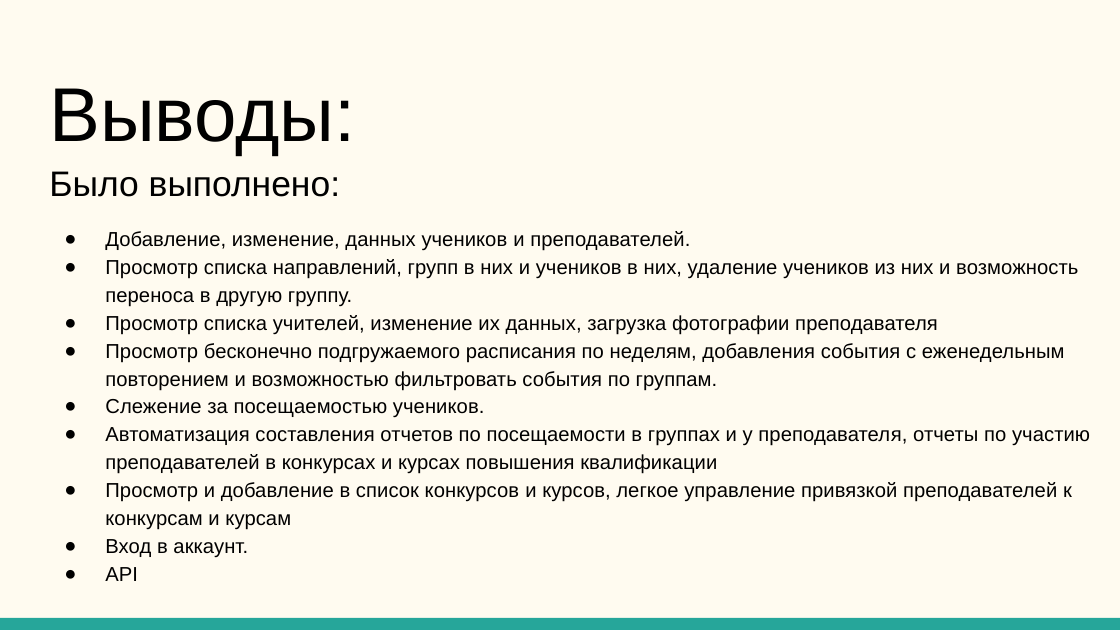
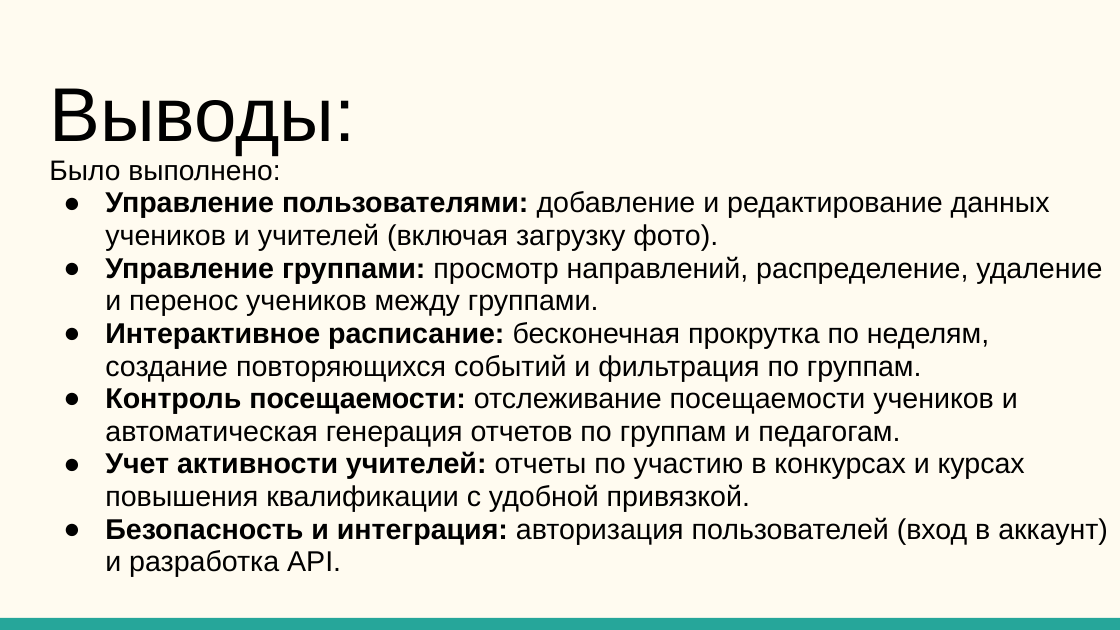
Before and after one commit to qu-een-li/CRM_CAE_IT-CUBE_Vladikavkaz, a slide deck: slide 8 of CRM для Центров Дополнительного образования.pptx. Drawn at 1120x630 pixels with LibreOffice and Linux fonts; fonts in the diff are those of the drawing. Boxes give left, top, right and bottom in pixels: in the first picture for what was removed or moved away, otherwise in the second. Text is boxed around its words. In the diff, an @@ line names an element or a change of style, - is before the commit and + after.

```diff
--- a/CRM для Центров Дополнительного образования.pptx
+++ b/CRM для Центров Дополнительного образования.pptx
@@ text at box(49, 160, 280, 181): size 22.8 to 18.1 pt in "Было выполнено:"; line spacing 1.15 to 0.95 @@
@@ text at box(105, 191, 1108, 577): text changed; size 13.1 to 18.4 pt @@
-● Добавление, изменение, данных учеников и преподавателей.
-● Просмотр списка направлений, групп в них и учеников в них, удаление учеников из них и возможность переноса в другую группу.
-● Просмотр списка учителей, изменение их данных, загрузка фотографии преподавателя
-● Просмотр бесконечно подгружаемого расписания по неделям, добавления события с еженедельным повторением и возможностью фильтровать события по группам.
-● Слежение за посещаемостью учеников.
-● Автоматизация составления отчетов по посещаемости в группах и у преподавателя, отчеты по участию преподавателей в конкурсах и курсах повышения квалификации
-● Просмотр и добавление в список конкурсов и курсов, легкое управление привязкой преподавателей к конкурсам и курсам
-● Вход в аккаунт.
-● API
+● Управление пользователями: добавление и редактирование данных учеников и учителей (включая загрузку фото).
+● Управление группами: просмотр направлений, распределение, удаление и перенос учеников между группами.
+● Интерактивное расписание: бесконечная прокрутка по неделям, создание повторяющихся событий и фильтрация по группам.
+● Контроль посещаемости: отслеживание посещаемости учеников и автоматическая генерация отчетов по группам и педагогам.
+● Учет активности учителей: отчеты по участию в конкурсах и курсах повышения квалификации с удобной привязкой.
+● Безопасность и интеграция: авторизация пользователей (вход в аккаунт) и разработка API.
```
Also in this commit, not shown: 4 other slides changed, 1 other file.
